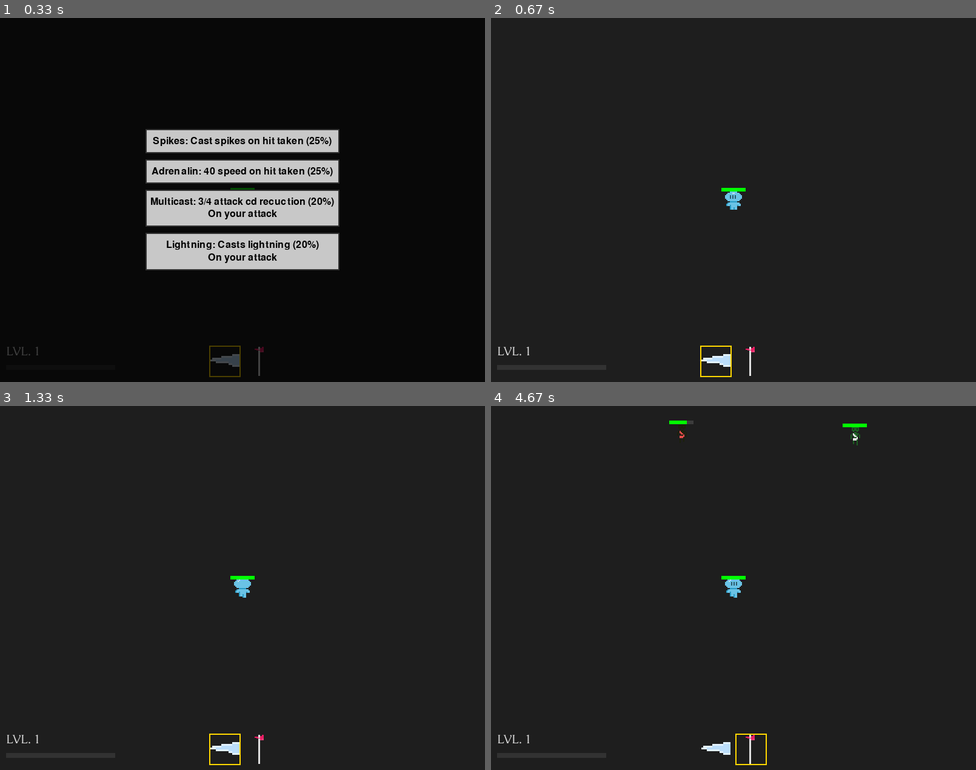
Above: before the commit, frames 1-4 (two rows, left to right).
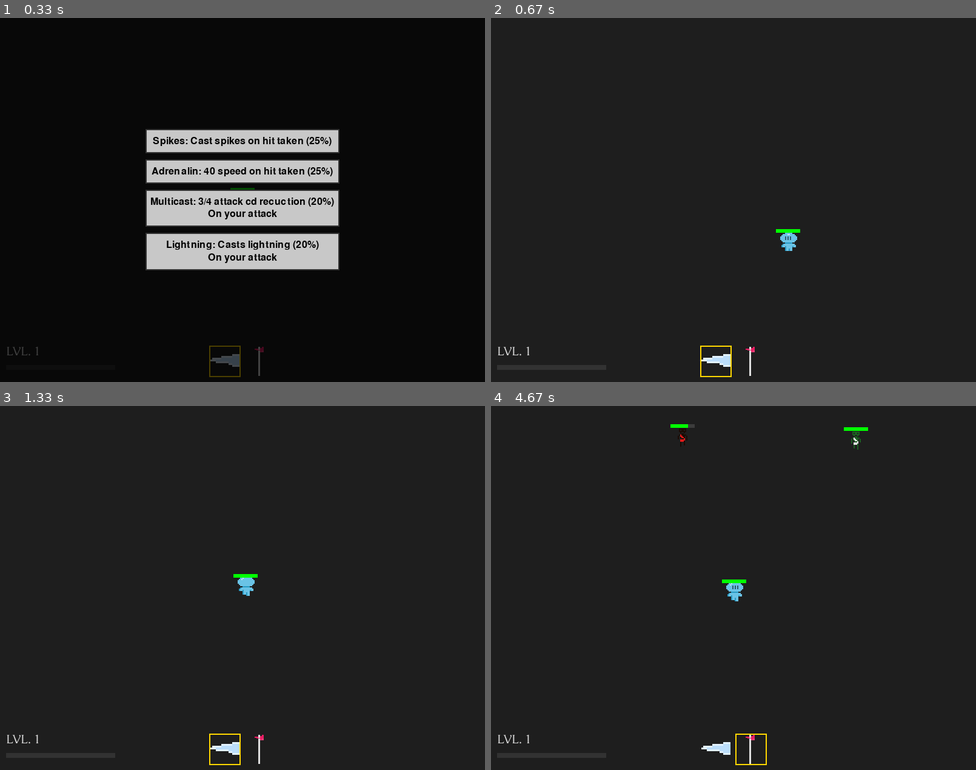
Above: after the commit, the same moments.

Repository: NullBrainReference/dv_pygame_vamplike
Game: pygame game, started from main.py
Two runs of this game, one before a commit and one after it. Both use one fixed random seed, a clock stepped at 60 frames per second and the inputs below.
Inputs (mouse positions are in pixels of both pictures, inside the frame that each line leads up to):
- Up to frame 1 (0.33 s): no input
- Up to frame 2 (0.67 s): click "Spikes: Cast spikes on hit ta…" at 0.38 s
- Up to frame 3 (1.33 s): hold D 0.67-1.13 s; move the mouse to (223, 602) at 0.7 s; hold W from 1.17 s (still down)
- Up to frame 4 (4.67 s): release W at 1.47 s; hold D 1.5-1.97 s; tap 2 at 1.65, 3.05, 4.55 s; hold A 2-2.53 s; hold S 2.57-2.87 s; hold A 2.9-3.3 s; hold W 3.33-3.7 s; tap 1 at 3.48 s; hold D 3.73-4.37 s; hold S from 4.4 s (still down)

Frame 1 is identical in both runs. In frame 2, 0.4% of the frame differs, in the area x 47-64%, y 46-64%; in frame 3, 0.1%; in frame 4, 0.5%, in the area x 36-78%, y 4-54%.

Commit message:
collision physics, smooth cam

Diff:
--- /dev/null
+++ b/Collision/Physics.py
@@ -0,0 +1,59 @@
+from Unit.Unit import Unit
+import pygame
+
+def physics_step(units: list[Unit], dt: float):
+    # 1) Интеграция позиций по итоговой скорости
+    for u in units:
+        total_v = u.desired_velocity + u.impulse_velocity
+        u._pos  += total_v * dt
+
+    # 2) Статическое разделение — удаляем проникновения
+    n = len(units)
+    for i in range(n):
+        for j in range(i+1, n):
+            separate_circles(units[i], units[j])
+
+    # 3) Применяем импульсные столкновения, чтобы дать отскок
+    for i in range(n):
+        for j in range(i+1, n):
+            a, b = units[i], units[j]
+            if a.collider.intersects(b.collider):
+                resolve_impulse(a, b)
+
+    # 4) Демпфинг только на импульсную составляющую
+    for u in units:
+        u.impulse_velocity *= 0.9
+
+
+def separate_circles(u1: Unit, u2: Unit):
+    c1, c2 = u1.collider, u2.collider
+    # вектор от центра u1 к u2
+    delta = c2.center - c1.center
+    dist  = delta.length()
+    if dist == 0:
+        return
+    overlap = c1.radius + c2.radius - dist
+    if overlap > 0:
+        # небольшой ε, чтобы не залипало
+        push = delta.normalize() * (overlap + 1e-3)
+        total_mass = u1.mass + u2.mass
+        # сдвигаем обратно по массе
+        u1._pos -= push * (u2.mass / total_mass)
+        u2._pos += push * (u1.mass / total_mass)
+
+
+def resolve_impulse(u1: Unit, u2: Unit):
+    n = u2.pos - u1.pos
+    dist = n.length()
+    if dist == 0:
+        return
+    n /= dist
+    # относительная импульсная скорость вдоль нормали
+    rel_vel = (u1.impulse_velocity - u2.impulse_velocity).dot(n)
+    if rel_vel > 0:
+        return
+    e = 0.5  # коэффициент упругости [0..1]
+    j = -(1 + e) * rel_vel / (1/u1.mass + 1/u2.mass)
+    impulse = j * n
+    u1.impulse_velocity += impulse / u1.mass
+    u2.impulse_velocity -= impulse / u2.mass
--- a/GameManagement/Camera.py
+++ b/GameManagement/Camera.py
@@ -2,23 +2,29 @@
 import pygame
 
 class Camera:
-    def __init__(self, screen_size: tuple[int,int]):
-        self.offset   = pygame.Vector2(0, 0)
-        self.screen_w = screen_size[0]
-        self.screen_h = screen_size[1]
+    def __init__(self, screen_size, smoothing=5.0):
+        self.screen_w, self.screen_h = screen_size
+        # фактический центр камеры в мировых координатах
+        self.cam_pos = pygame.Vector2(0, 0)
+        # коэффициент сглаживания: больше — жёстче, меньше — мягче
+        self.smoothing = smoothing
+        self.offset = pygame.Vector2(0, 0)
 
-    def update(self, target_pos: pygame.Vector2):
-        """
-        Вычисляем смещение так, чтобы target_pos (игрок) оказался
-        в центре экрана: offset = center – world_pos.
-        """
-        self.offset.x = self.screen_w / 2 - target_pos.x
-        self.offset.y = self.screen_h / 2 - target_pos.y
+    def update(self, target_pos: pygame.Vector2, dt: float):
+        # 1) Вычисляем разницу к игроку
+        delta = target_pos - self.cam_pos
+        # 2) Прибавляем к cam_pos кусочек дельты
+        #    dt делает сглаживание независимым от FPS
+        self.cam_pos += delta * min(self.smoothing * dt, 1.0)
+
+        # 3) Считаем смещение, чтобы cam_pos оказался в центре экрана
+        self.offset = pygame.Vector2(
+            self.screen_w  / 2 - self.cam_pos.x,
+            self.screen_h / 2 - self.cam_pos.y,
+        )
 
     def apply(self, world_pos: pygame.Vector2) -> pygame.Vector2:
-        """Преобразует координаты из мировых в экранные."""
-        return world_pos + self.offset
-
-    def apply_rect(self, rect: pygame.Rect) -> pygame.Rect:
-        """Сдвигает прямоугольник на offset."""
-        return rect.move(self.offset.x, self.offset.y)
+        return pygame.Vector2(
+            world_pos.x + self.offset.x,
+            world_pos.y + self.offset.y,
+        )
--- a/GameManagement/GameManager.py
+++ b/GameManagement/GameManager.py
@@ -35,6 +35,8 @@
 from .SpawnersSetup import get_spawners
 from Weapon.Weapon  import MAX_PROJECTILE_DIST_SQ
 
+from Collision.Physics import physics_step
+
 class GameManager:
     def __init__(self, screen):
         self.screen      = screen
@@ -157,7 +159,7 @@
 
         # 5) Обновляем игрока и камеру
         self.field.player.update(dt)
-        self.camera.update(self.field.player.pos)
+        self.camera.update(self.field.player.pos, dt)
 
         # 6) Обновляем врагов и их атаки
         for en in self.field.enemies:
@@ -178,6 +180,8 @@
 
         # 9) Collision & cleanup: iterate backwards
         units = [self.field.player] + self.field.enemies
+
+        physics_step(units, dt)
 
         for i in range(len(self.field.projectiles) - 1, -1, -1):
             proj = self.field.projectiles[i]
--- a/GameManagement/SpawnersSetup.py
+++ b/GameManagement/SpawnersSetup.py
@@ -42,7 +42,7 @@
             damage           = 14,
             speed            = 48,
             scale            = 2.0,
-            target_range     = 30,
+            target_range     = 45,
             progression_lvl  = 0.0,
         ),
         SpawnController(
@@ -55,7 +55,7 @@
             damage           = 14,
             speed            = 52,
             scale            = 2.0,
-            target_range     = 30,
+            target_range     = 45,
             progression_lvl  = 1,
         ),
         SpawnController(
@@ -68,7 +68,7 @@
             damage           = 28,
             speed            = 62,
             scale            = 4.5,
-            target_range     = 50,
+            target_range     = 60,
             progression_lvl  = 0.8,
             reward           = 200
         ),
--- a/Unit/Enemy.py
+++ b/Unit/Enemy.py
@@ -28,8 +28,9 @@
         self.scale = scale
 
         #Curr sprites are 16x16 at least 1px border is empty
-        #Sides are narrower so lets assume 12px. Replace with rect later
-        self._collider = Collider(parent=self, radius=12*scale)
+        #Sides are narrower so lets assume 8px. Replace with rect later
+        self._collider = Collider(parent=self, radius = 8 * scale)
+        self.mass = self.mass * self.scale
 
         self.animations = {
             state: ANIMATION_LIBRARY.get(f"{enemy_type}.{state}")
@@ -64,7 +65,8 @@
 
         if direction.length_squared() >= 100:
             dir_norm = direction.normalize()
-            self._pos += dir_norm * self.speed * dt
+            self.desired_velocity = dir_norm * self.speed
+            # self._pos += dir_norm * self.speed * dt
 
             # Выбираем анимацию по направлению
             if abs(dir_norm.x) > abs(dir_norm.y):
@@ -80,6 +82,7 @@
         else:
             self.current_anim = self.animations["idle"]
             self.flip_horiz = False
+            self.desired_velocity = pygame.Vector2(0, 0)
 
         # Animation frame update
         self.anim_timer += dt
--- a/Unit/Player.py
+++ b/Unit/Player.py
@@ -25,8 +25,10 @@
         self.scale = 2
 
         #Curr sprites are 16x16 at least 1px border is empty
-        #Sides are narrower so lets assume 12px. Replace with rect later
-        self._collider = Collider(parent=self, radius=12*self.scale)
+        #Sides are narrower so lets assume 10px. Replace with rect later
+        self._collider = Collider(parent=self, radius=8*self.scale)
+        self.mass = 1.8
+        self.mass = self.mass * self.scale
 
         # exp / level
         self.exp       = 0
@@ -95,7 +97,7 @@
         if move.length_squared() > 0:
             # Movement
             dir_norm = move.normalize()
-            self._pos += dir_norm * self.speed * dt
+            self.desired_velocity = dir_norm * self.speed
 
             # anim selection
             if abs(dir_norm.x) > abs(dir_norm.y):
@@ -110,6 +112,7 @@
         else:
             self.current_anim = self.animations["idle"]
             self.flip_horiz   = False
+            self.desired_velocity = pygame.Vector2(0, 0)
 
         if keys[pygame.K_1] and self.selected_weapon != "bow":
             self.switch_weapon("bow")
--- a/Unit/Unit.py
+++ b/Unit/Unit.py
@@ -16,6 +16,10 @@
         self.is_dead = False
         self.team    = None
         self.flash_tint = None
+
+        self.desired_velocity = pygame.Vector2(0,0)
+        self.impulse_velocity = pygame.Vector2(0,0)
+        self.mass       = 1.0
 
         self.add_effect(DamageFlashEffect(half_duration=0.15))
 
--- a/Weapon/Staff.py
+++ b/Weapon/Staff.py
@@ -35,7 +35,7 @@
             damage           = 16,
             speed            = 90,
             scale            = 1.0,
-            target_range     = 35,
+            target_range     = 45,
             progression_lvl  = 0,
             reward           = 8
         )
